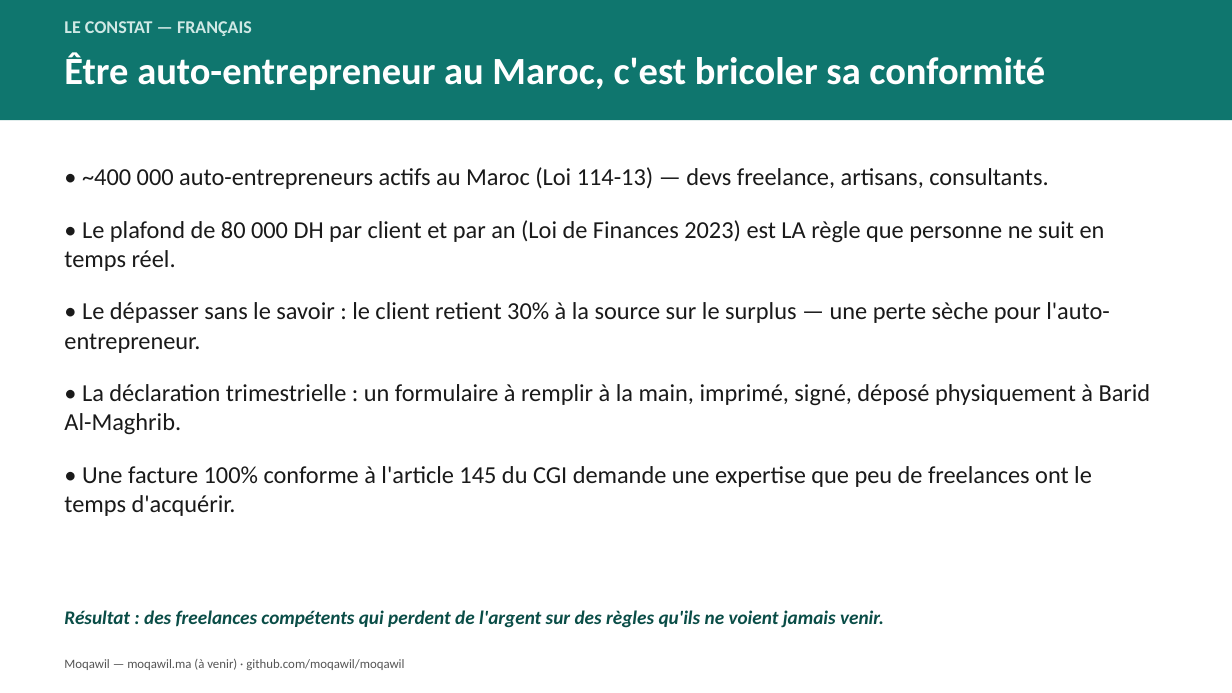
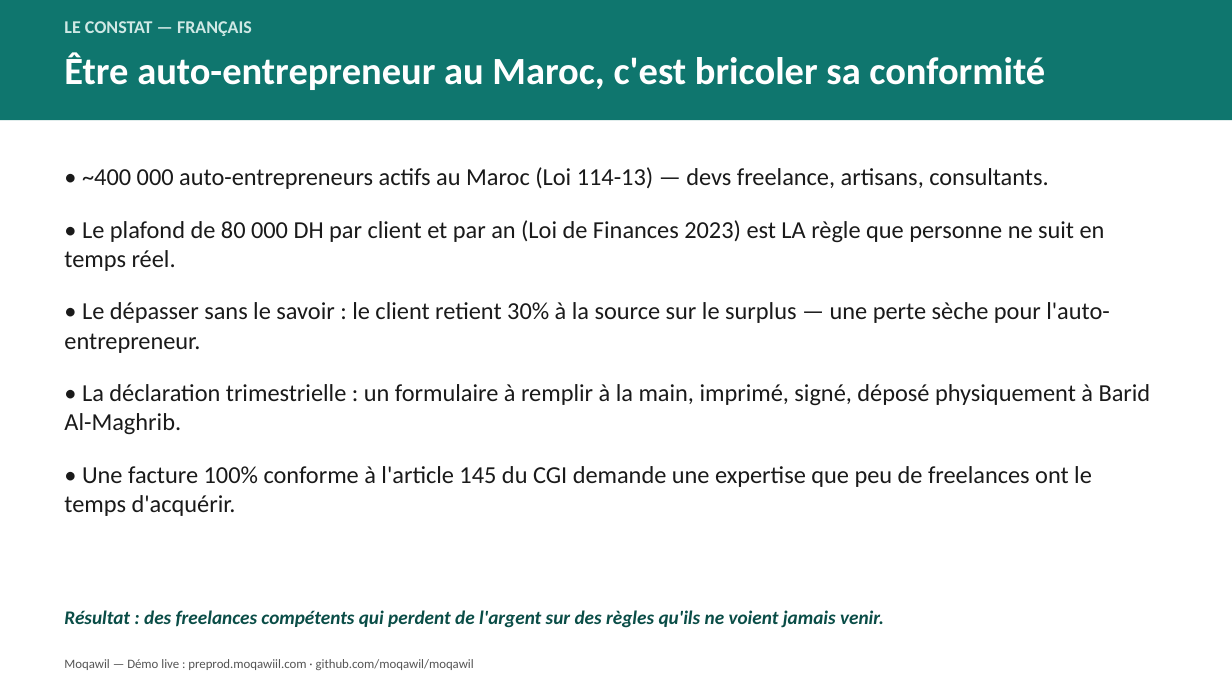
Before and after one commit to rhorba/Moqawil, a slide deck: slide 2 of pitch/Moqawil-Pitch-Deck.pptx. Drawn at 1232x693 pixels with LibreOffice and Linux fonts; fonts in the diff are those of the drawing. Boxes give left, top, right and bottom in pixels: in the first picture for what was removed or moved away, otherwise in the second. Text is boxed around its words. In the diff, an @@ line names an element or a change of style, - is before the commit and + after.

```diff
--- a/pitch/Moqawil-Pitch-Deck.pptx
+++ b/pitch/Moqawil-Pitch-Deck.pptx
@@ text at [64, 659, 474, 670]: text changed @@
-Moqawil — moqawil.ma (à venir) · github.com/moqawil/moqawil
+Moqawil — Démo live : preprod.moqawiil.com · github.com/moqawil/moqawil
```
Also in this commit, not shown: 14 other slides changed, 1 other file.
